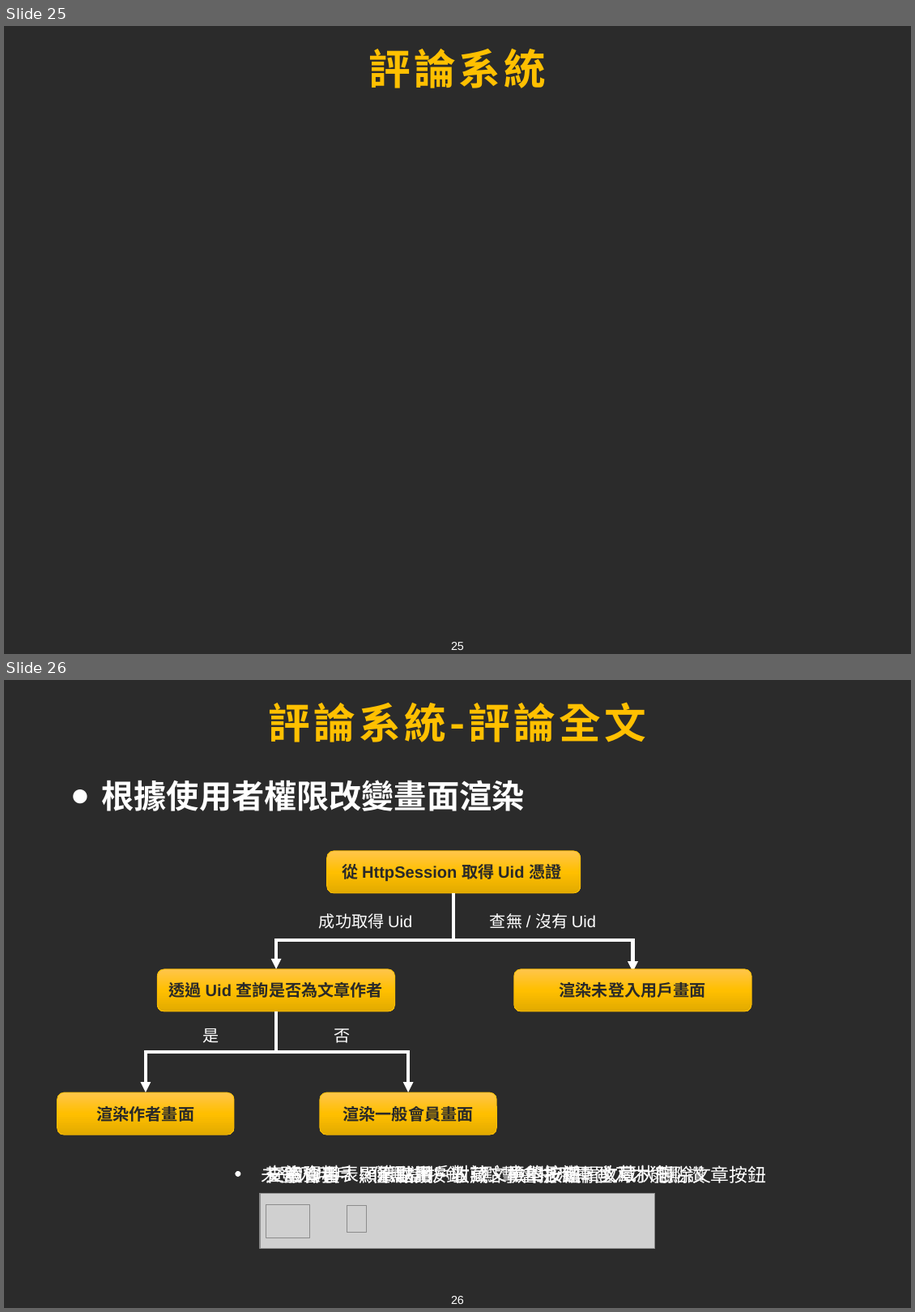
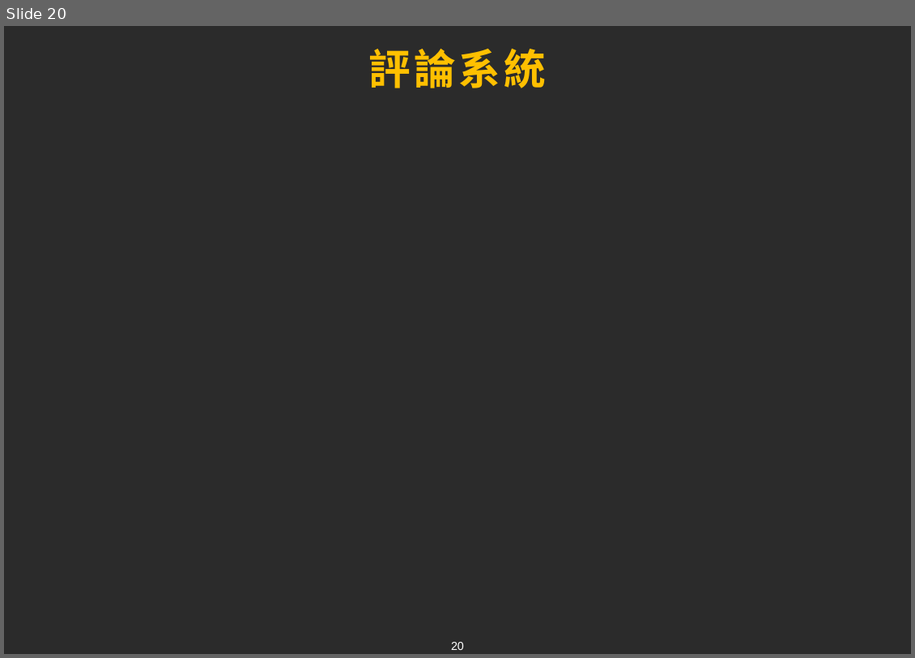
Before and after one commit to chen96026/Air, a slide deck: Final/Travel Nest.pptx. Shown one above the other, each under a label of ours: slides 25 and 26 before the commit, slide 20 after it. The pictures are 915x1312 and 915x658 pixels, drawn with LibreOffice and Linux fonts; fonts in the diff are those of the drawing; grey boxes stand for pictures; background and template pictures are left out; a plain dark background stands for a picture behind light text. Boxes give left, top, right and bottom in pixels: in the first picture for what was removed or moved away, otherwise in the second. Text is boxed around its words. In the diff, an @@ line names an element or a change of style, - is before the commit and + after.

```diff
--- a/Final/Travel Nest.pptx
+++ b/Final/Travel Nest.pptx
@@ slide 26 removed at (4, 680, 911, 1308), background picture (left out); not listed: 1 template element that a slide beside it also shows @@
@@ title removed at (268, 702, 646, 742) @@
-評論系統-評論全文
@@ text removed at (102, 780, 525, 811) @@
-● 根據使用者權限改變畫面渲染
@@ rounded rectangle removed at (327, 851, 582, 894) @@
-從 HttpSession 取得 Uid 憑證
@@ elbow arrow removed from (454, 894) to (276, 969) @@
@@ elbow arrow removed from (454, 896) to (633, 972) @@
@@ text removed at (319, 913, 412, 929) @@
-成功取得 Uid
@@ text removed at (490, 913, 596, 929) @@
-查無 / 沒有 Uid
@@ rounded rectangle removed at (157, 969, 395, 1012) @@
-透過 Uid 查詢是否為文章作者
@@ rounded rectangle removed at (514, 969, 752, 1012) @@
-渲染未登入用戶畫面
@@ elbow arrow removed from (276, 1012) to (146, 1093) @@
@@ elbow arrow removed from (276, 1012) to (409, 1093) @@
@@ text removed at (202, 1028, 219, 1043) @@
-是
@@ text removed at (334, 1028, 351, 1043) @@
-否
@@ rounded rectangle removed at (57, 1093, 233, 1136) @@
-渲染作者畫面
@@ rounded rectangle removed at (320, 1093, 496, 1136) @@
-渲染一般會員畫面
@@ text removed at (261, 1162, 705, 1185) @@
-• 未登入用戶：僅點讚按鈕，點擊會提示需登入才能點讚
@@ text removed at (266, 1162, 675, 1185) @@
-• 查詢資料表，獲取用戶對該文章的按讚、收藏狀態
@@ text removed at (266, 1162, 767, 1185) @@
-• 文章作者：顯示點讚、收藏、檢舉、編輯文章、刪除文章按鈕
@@ text removed at (266, 1162, 582, 1185) @@
-• 一般會員：顯示點讚、收藏、檢舉按鈕
@@ picture removed at (260, 1194, 656, 1249) @@
@@ picture removed at (260, 1194, 656, 1248) @@
@@ picture removed at (266, 1205, 309, 1238) @@
@@ picture removed at (347, 1206, 368, 1233) @@
@@ what was slide 25 is now slide 20 @@
@@ page number at (451, 642, 464, 650): text changed @@
-25
+20
```
Also in this commit, not shown: 11 slides changed, 14 slides added, 2 other slides removed.
